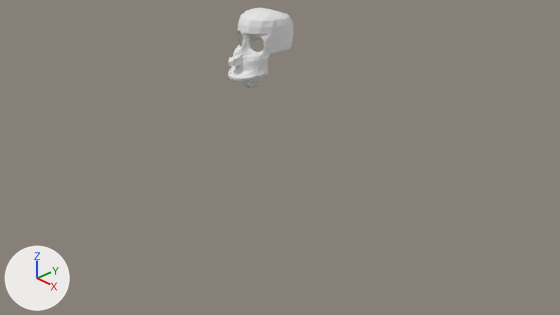
What one commit did to the Blender file 3DModels/Fry.blend.
The view is the same before and after, from the file's camera 'Camera'. Lighting does not change. The marker at lower left points along +X, +Y and +Z.
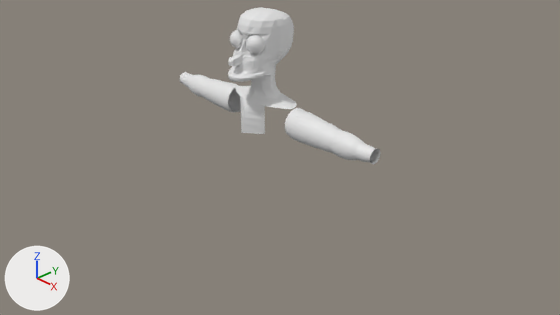
Pixel boxes [x1, y1, x2, y2] of what changed, in the pictures (560 x 315 px):
'Plane', reshaped (201% wider, 95% taller)
    before: [228, 8, 294, 88]
    after: [180, 7, 381, 164]
'Sphere.001', added
    after: [230, 30, 265, 54]
part 1 of me_plane_005, added
    after: [180, 72, 381, 164]
part 2 of me_plane_005, deleted
    before: [242, 80, 261, 88]
part 3 of me_plane_005, built on
    before: [230, 8, 289, 82]
    after: [230, 7, 297, 134]

What changed in the scene script:
```text
Change me_plane_005:
    used by ob_plane; location = (0.0, -0.35, 2.58); rotation_euler = (1.571, 0.0, 0.0), in degrees (90, 0, 0); scale = (0.167, 0.167, 0.167)
    remove me_plane_005.from_pydata(...)  # 338 vertices, 298 faces, 2 loose edges; spans x 0.0..2.42, y -4.97..2.87, z -6.15..1.35
    add me_plane_005.from_pydata(...)  # 1546 vertices, 1454 faces, 18 loose edges; spans x 0.0..14.71, y -9.5..2.87, z -6.15..1.35
    me_plane_005 part 1: a new loose piece of 960 vertices spanning x 4.46..14.71, y -9.5..-6.29, z -4.86..-1.74
    me_plane_005 part 2: the loose piece of 52 vertices spanning x 0.0..1.02, y -4.97..-3.93, z -1.77..-0.52 is deleted
    me_plane_005 part 3: 36 vertices moved from x 0.0..2.04, y -3.44..2.82, z -4.58..1.12 to x 0.0..1.95, y -3.53..2.85, z -4.68..1.12; 13 vertices removed from x 0.69..2.13, y -2.98..2.79, z -4.63..-0.38; 313 vertices added at x 0.0..4.44, y -9.38..2.79, z -5.99..0.14
Add me_sphere_001:
    me_sphere_001.from_pydata(...)  # a UV sphere (32 segments, 16 rings, poles along y) spanning x 0.054..0.359, y -0.345..-0.04, z 2.438..2.743
Add ob_sphere_001:
    ob_sphere_001 = bpy.data.objects.new('Sphere.001', me_sphere_001)
    ob_sphere_001.location = (0.0, 0.0, 0.0)
    _m = ob_sphere_001.modifiers.new('Mirror', 'MIRROR')
```
